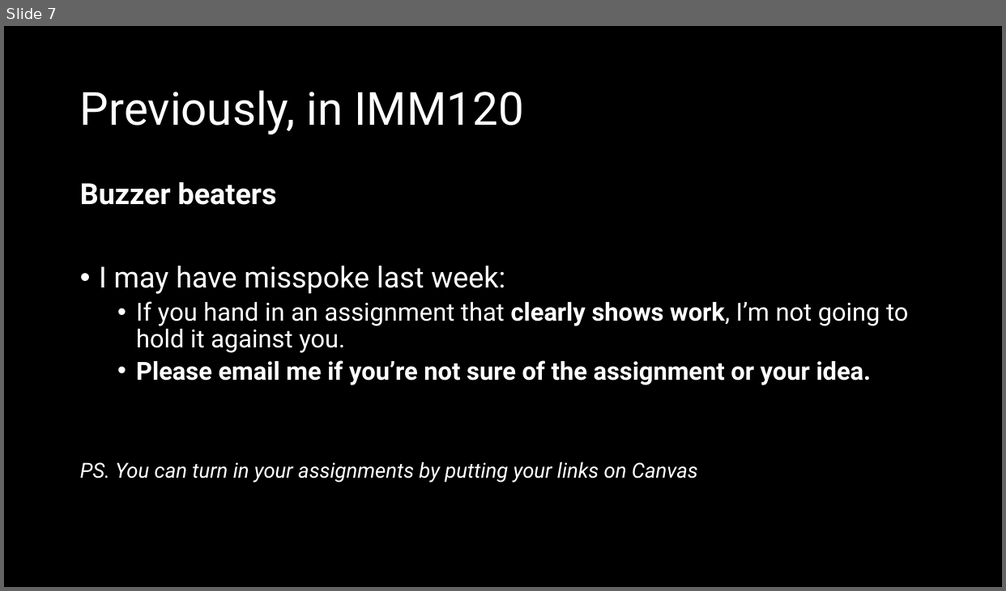
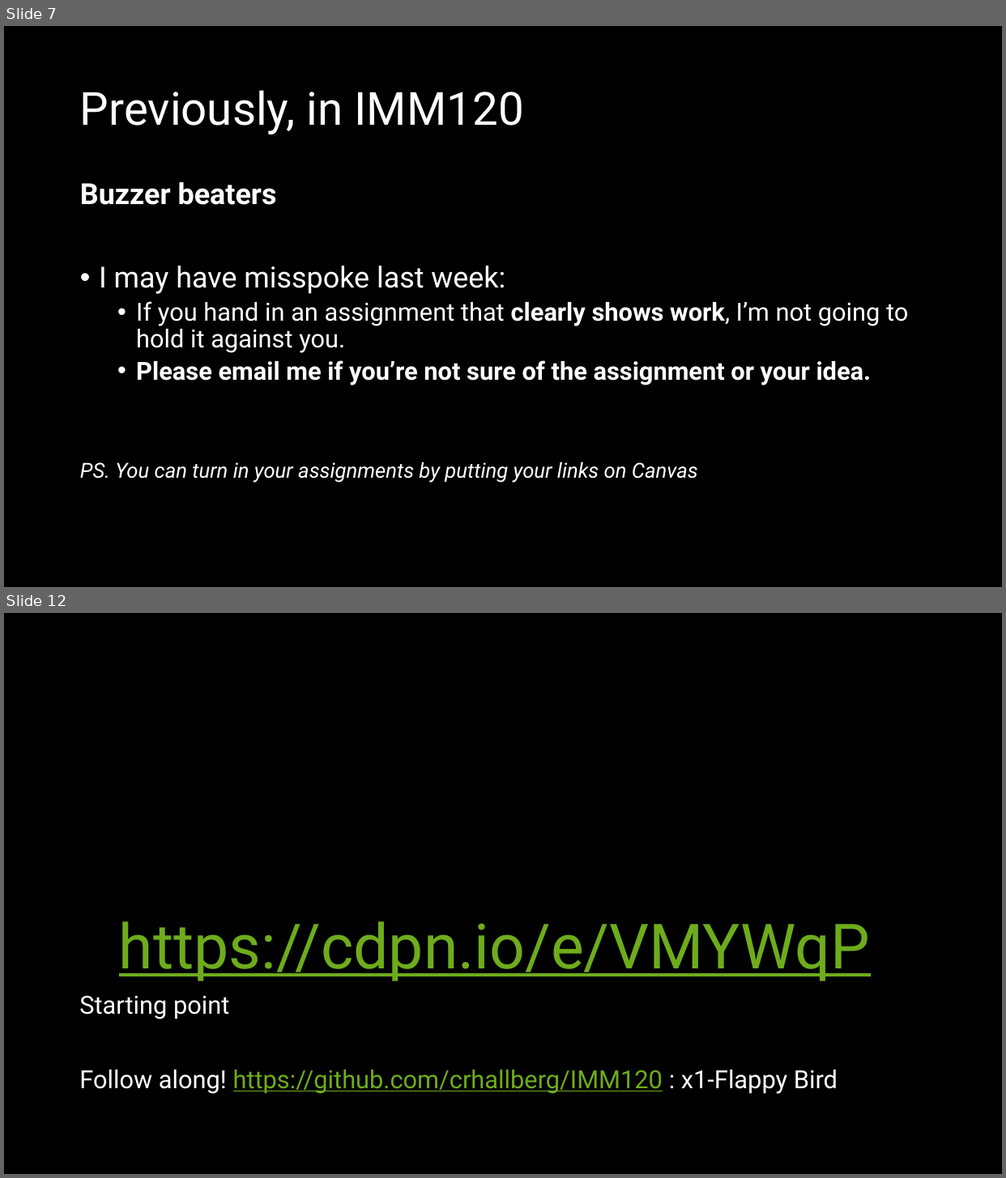
Before and after one commit to crhallberg/IMM120, a slide deck: Presentations/Class 03 - Sept 18.pptx. Shown one above the other, each under a label of ours: slide 7 before the commit, slides 7 and 12 after it; the slides between them are not shown. The pictures are 1006x591 and 1006x1178 pixels, drawn with LibreOffice and Linux fonts; fonts in the diff are those of the drawing. Boxes give left, top, right and bottom in pixels: in the first picture for what was removed or moved away, otherwise in the second. Text is boxed around its words. In the diff, an @@ line names an element or a change of style, - is before the commit and + after.

```diff
--- a/Presentations/Class 03 - Sept 18.pptx
+++ b/Presentations/Class 03 - Sept 18.pptx
@@ slide 12 added at <box>4,613,1002,1174</box>, background #000000 @@
@@ title added at <box>119,922,870,982</box>, 60 pt, text #6EAC1C, underline @@
+https://cdpn.io/e/VMYWqP
@@ text added at <box>79,995,837,1094</box>, 24 pt, text #FFFFFF @@
+Starting point
+Follow along! https://github.com/crhallberg/IMM120 : x1-Flappy Bird
```
Also in this commit, not shown: 2 slides changed, 14 other slides added, 1 other file.
